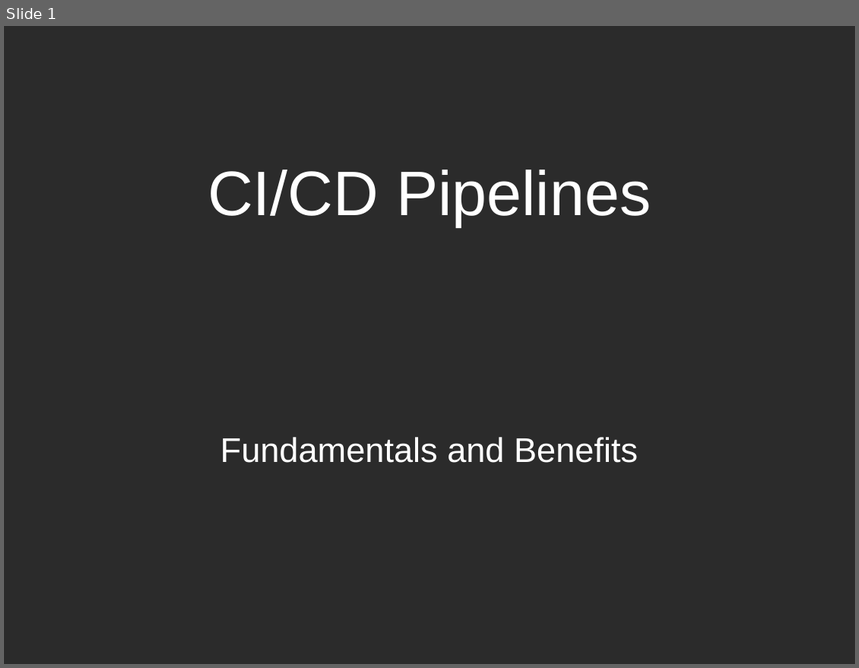
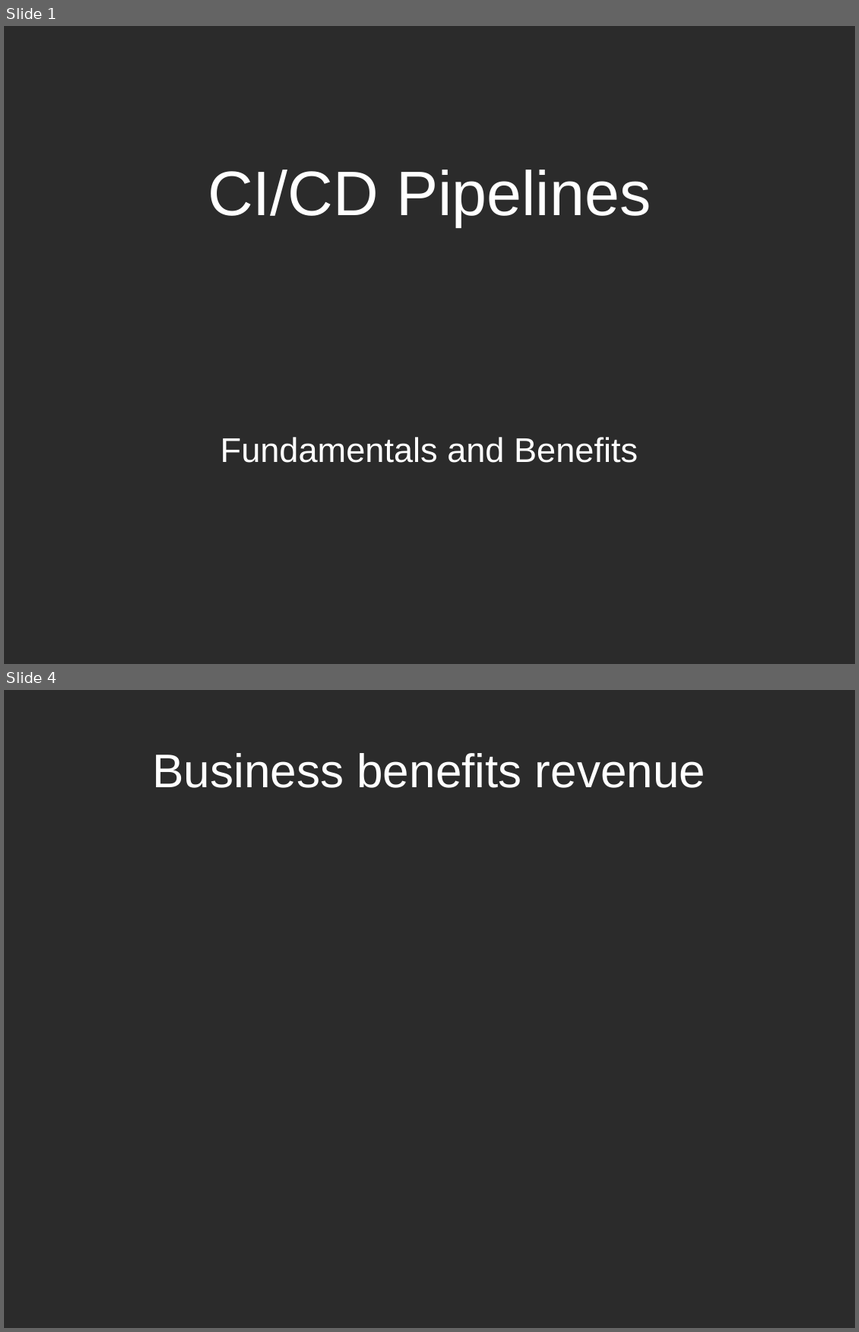
Before and after one commit to Tr3mo89/udacity-project-4-app-auto-deploy, a slide deck: presentation.odp. Shown one above the other, each under a label of ours: slide 1 before the commit, slides 1 and 4 after it; the slides between them are not shown. The pictures are 859x668 and 859x1332 pixels, drawn with LibreOffice and Linux fonts; fonts in the diff are those of the drawing; background and template pictures are left out; a plain dark background stands for a picture behind light text. Boxes give left, top, right and bottom in pixels: in the first picture for what was removed or moved away, otherwise in the second. Text is boxed around its words. In the diff, an @@ line names an element or a change of style, - is before the commit and + after.

```diff
--- a/presentation.odp
+++ b/presentation.odp
@@ slide 4 added at box(4, 690, 855, 1328), background picture (left out) @@
@@ title added at box(153, 753, 705, 788), 44 pt, text #FFFFFF @@
+Business benefits revenue
```
Also in this commit, not shown: 3 other slides added, 3 slides removed, 1 other file.
